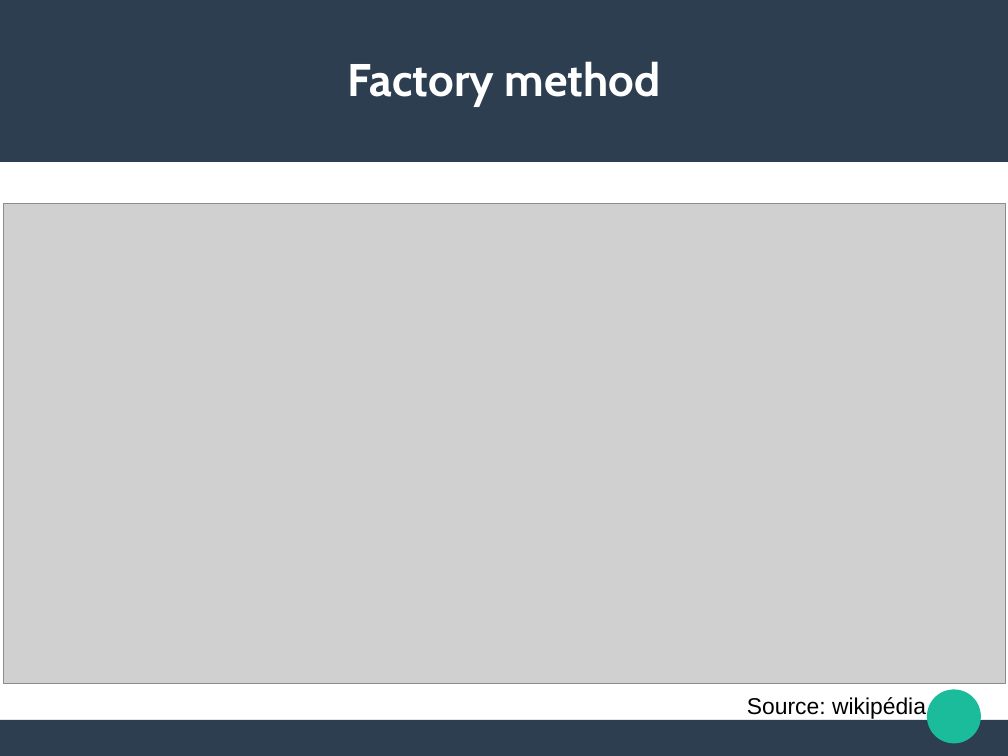
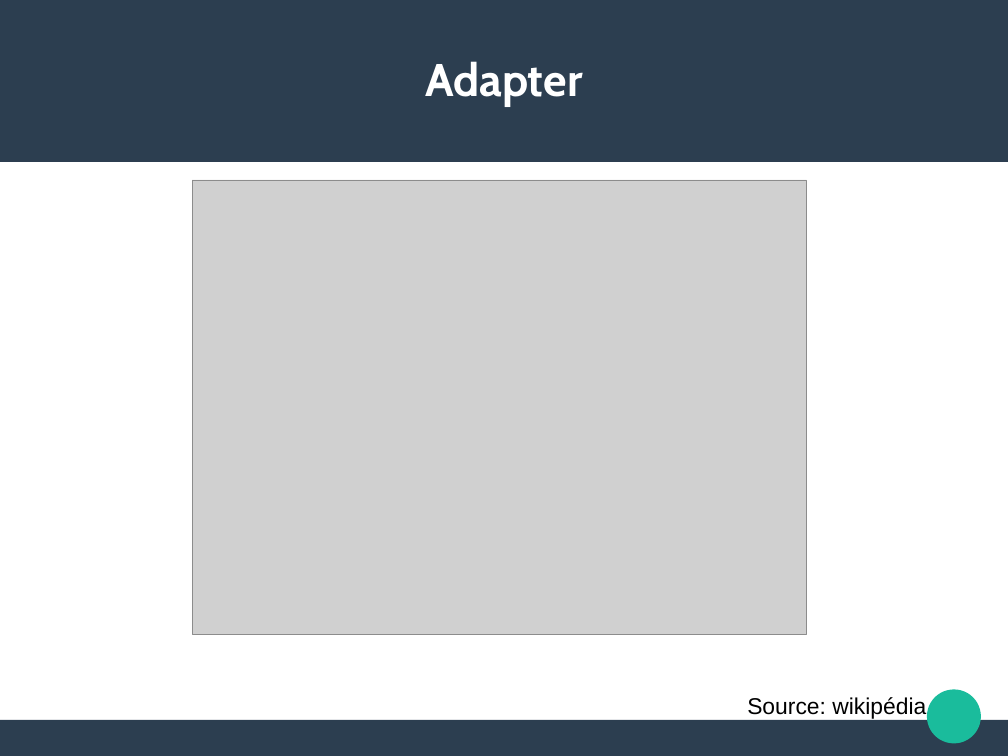
Before and after one commit to jldelarbre/lectureNotes, a slide deck: slide 23 of Slides/lesson5/PatternsAreSolid.odp (slide 7 before the commit). Drawn at 1008x756 pixels with LibreOffice and Linux fonts; fonts in the diff are those of the drawing; grey boxes stand for pictures. Boxes give left, top, right and bottom in pixels: in the first picture for what was removed or moved away, otherwise in the second. Text is boxed around its words. In the diff, an @@ line names an element or a change of style, - is before the commit and + after.

```diff
--- a/Slides/lesson5/PatternsAreSolid.odp
+++ b/Slides/lesson5/PatternsAreSolid.odp
@@ title at <box>425,61,583,107</box>: text changed @@
-Factory method
+Adapter
@@ picture: place and size @@
-picture at <box>4,203,1006,684</box>
+picture at <box>192,180,807,635</box>
```
Also in this commit, not shown: 2 other slides changed, 3 slides added, 2 slides removed, 18 other files.
